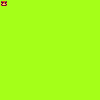
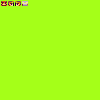
Comparing the layer stacks of the two 100×100 images. Changes:
added layer "Worldmap Cecil North" above "Worldmap Cecil West" over [22, 1, 28, 6]
added layer "Worldmap Cecil West" above "Worldmap Cecil East" over [8, 1, 14, 6]
added layer "Worldmap Cecil East" above "Worldmap Cecil South" over [15, 1, 21, 6]
painted on "Hintergrund" over [8, 1, 14, 6]
